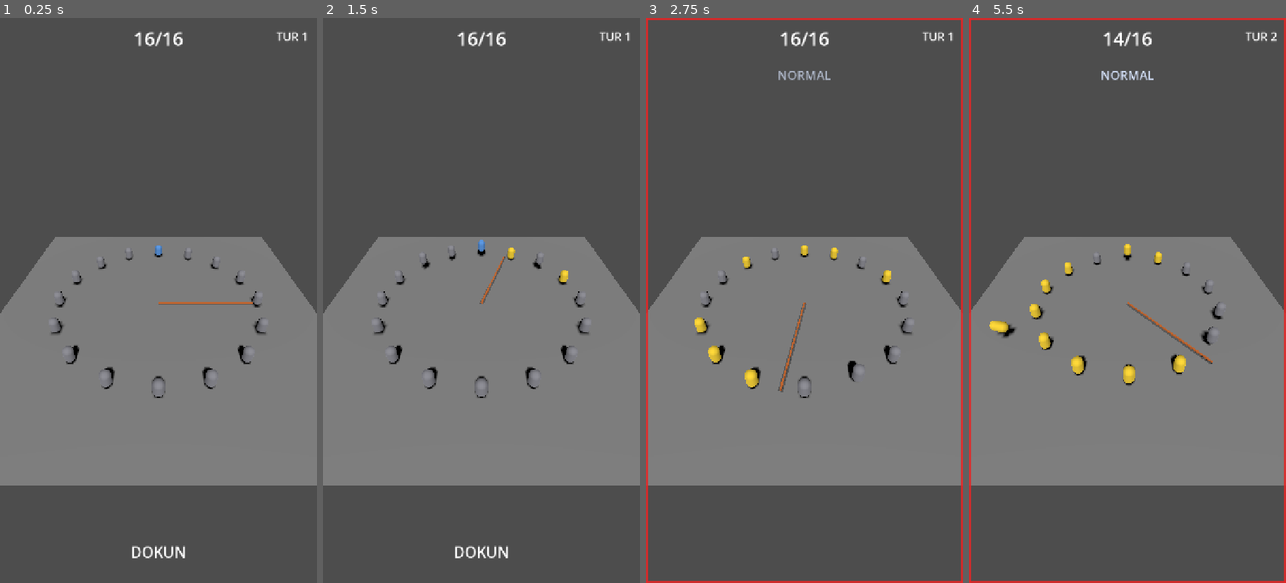
Above: before the commit, frames 1-4 (left to right).
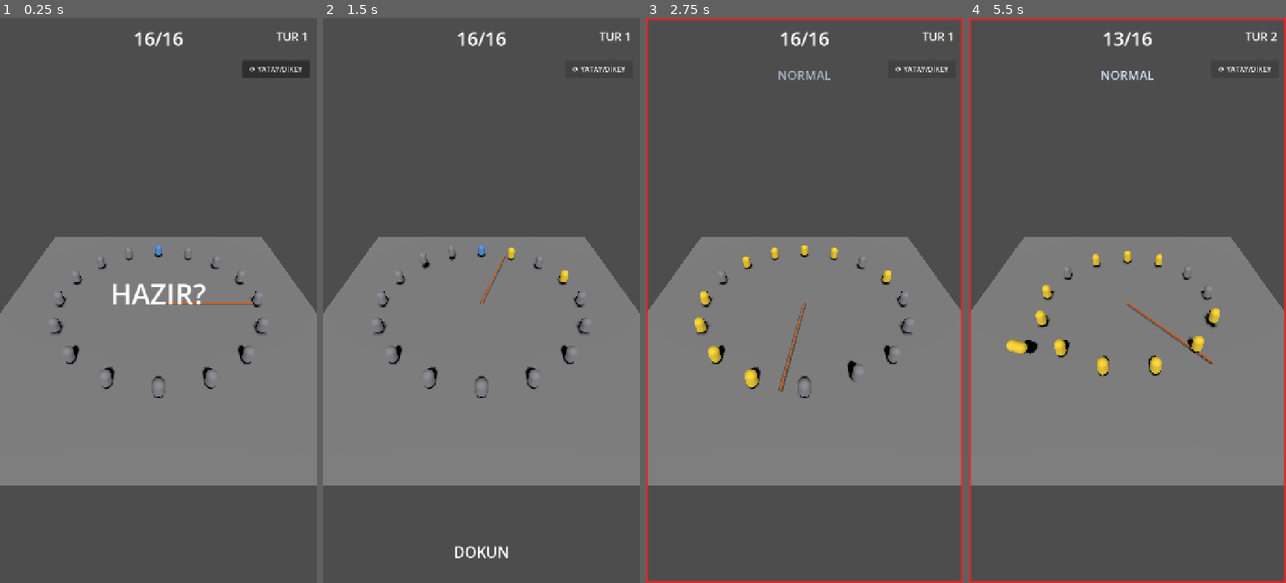
Above: after the commit, the same moments.

Repository: SametCanMavzer/loop-out
Game: Godot game, scene res://scenes/main.tscn
Same seed, same stepped clock (60 frames per second), same inputs: the game is played once before the commit and once after it.
Inputs (mouse positions are in pixels of both pictures, inside the frame that each line leads up to):
- Up to frame 1 (0.25 s): no input
- Up to frame 2 (1.5 s): click (598, 68) at 0.5 s, where only the run after the commit has a clickable "⟳ YATAY/DİKEY"; click (598, 68) at 1.25 s, where only the run after the commit has a clickable "⟳ YATAY/DİKEY"
- Up to frame 3 (2.75 s): click (921, 68) at 2 s, where only the run after the commit has a clickable "⟳ YATAY/DİKEY"
- Up to frame 4 (5.5 s): tap Enter at 2.75 s; tap Space (jump) at 2.85, 3.02, 3.32, 3.77, 3.8, 4.07, 4.55, 5.27, 5.3 s; tap S (duck) at 3.6 s; tap E at 4.35 s; tap R at 5.1 s

The runs differ from the first frame. In frame 1, 1.3% of the frame differs, in the area x 35-98%, y 7-96%; in frame 2, 0.2%; in frame 3, 0.2%; in frame 4, 2.3%, in the area x 6-96%, y 2-65%.

Commit message:
balance: tighten difficulty (shorter air, mid-arc clearance, harder pardon) + bot recalibration
Per Samet playtest (surviving without jumping):
- balance.json: jump_air 420->300ms, high_jump_air 700->520ms, hold_threshold 300->180ms,
  pardon_rounds 5->8 / 7->10
- Model A strict: Jumper.is_clear (arc fraction 0.12-0.88) replaces raw is_airborne for
  low sweeps -> jumping too early and landing into the rope now misses
- archetypes recalibrated to the narrower window (mean -210->-150ms, sigma ~-33%),
  otherwise bots were wiped too (game ended round 12-19)
- HUD: visible countdown (HAZIR?), DOKUN hint after countdown, temp orientation button
- sim_idle_player diagnostic scene

Measured: roster curve round 5/12/19/29 = 13.5/7.5/4.4/2.5 (target 13/9/6/3), game ends
~round 28. Per-behavior bot miss: high_sweep 8.5%, normal 17.5%, reverse 18.4%,
speed_step 21%, sudden_stop 24%, double_sweep 38.5%. All tests + F8 audit green.

Co-Authored-By: Claude Opus 4.8 <noreply@anthropic.com>

Diff:
--- a/config/balance.json
+++ b/config/balance.json
@@ -4,9 +4,9 @@
     "perfect_ms": 90,
     "graze_ms": 160,
     "input_buffer_ms": 100,
-    "jump_air_ms": 420,
-    "high_jump_air_ms": 700,
-    "hold_threshold_ms": 300,
+    "jump_air_ms": 300,
+    "high_jump_air_ms": 520,
+    "hold_threshold_ms": 180,
     "duck_release_ms": 120,
     "touch_latency_offset_ms": 0
   },
@@ -16,8 +16,8 @@
     "max_rpm": 60
   },
   "stumble_regimes": [
-    { "from_round": 1,  "graze_ms": [90, 160], "pardon_rounds": 5 },
-    { "from_round": 20, "graze_ms": [90, 130], "pardon_rounds": 7 },
+    { "from_round": 1,  "graze_ms": [90, 160], "pardon_rounds": 8 },
+    { "from_round": 20, "graze_ms": [90, 130], "pardon_rounds": 10 },
     { "from_round": 30, "graze_ms": null,      "pardon_rounds": null }
   ],
   "difficulty_rounds": [
--- a/data/archetypes/acemi.tres
+++ b/data/archetypes/acemi.tres
@@ -5,9 +5,9 @@
 [resource]
 script = ExtResource("1")
 id = &"acemi"
-reaction_mean_ms = -210.0
-reaction_std_base_ms = 90.0
-std_round_slope = 6.0
+reaction_mean_ms = -150.0
+reaction_std_base_ms = 60
+std_round_slope = 3
 telegraph_fail_prob = 0.0
 quirk = 0
 exit_from = 3
--- a/data/archetypes/kopyaci.tres
+++ b/data/archetypes/kopyaci.tres
@@ -5,9 +5,9 @@
 [resource]
 script = ExtResource("1")
 id = &"kopyaci"
-reaction_mean_ms = -210.0
-reaction_std_base_ms = 95.0
-std_round_slope = 4.0
+reaction_mean_ms = -150.0
+reaction_std_base_ms = 64
+std_round_slope = 2.5
 telegraph_fail_prob = 0.0
 quirk = 2
 exit_from = 0
--- a/data/archetypes/panikci.tres
+++ b/data/archetypes/panikci.tres
@@ -5,9 +5,9 @@
 [resource]
 script = ExtResource("1")
 id = &"panikci"
-reaction_mean_ms = -210.0
-reaction_std_base_ms = 70.0
-std_round_slope = 4.0
+reaction_mean_ms = -150.0
+reaction_std_base_ms = 48
+std_round_slope = 2.5
 telegraph_fail_prob = 0.6
 quirk = 0
 exit_from = 0
--- a/data/archetypes/saglam.tres
+++ b/data/archetypes/saglam.tres
@@ -5,9 +5,9 @@
 [resource]
 script = ExtResource("1")
 id = &"saglam"
-reaction_mean_ms = -210.0
-reaction_std_base_ms = 45.0
-std_round_slope = 1.5
+reaction_mean_ms = -150.0
+reaction_std_base_ms = 30
+std_round_slope = 1
 telegraph_fail_prob = 0.0
 quirk = 0
 exit_from = 0
--- a/data/archetypes/sovcu.tres
+++ b/data/archetypes/sovcu.tres
@@ -5,9 +5,9 @@
 [resource]
 script = ExtResource("1")
 id = &"sovcu"
-reaction_mean_ms = -210.0
-reaction_std_base_ms = 60.0
-std_round_slope = 3.0
+reaction_mean_ms = -150.0
+reaction_std_base_ms = 42
+std_round_slope = 2
 telegraph_fail_prob = 0.0
 quirk = 1
 exit_from = 0
--- /dev/null
+++ b/scenes/dev/sim_idle_player.tscn
@@ -0,0 +1,6 @@
+[gd_scene load_steps=2 format=3 uid="uid://bipatlaidleplr1"]
+
+[ext_resource type="Script" path="res://scripts/dev/sim_idle_player.gd" id="1"]
+
+[node name="SimIdlePlayer" type="Node"]
+script = ExtResource("1")
--- a/scenes/ui/hud.tscn
+++ b/scenes/ui/hud.tscn
@@ -99,6 +99,31 @@
 horizontal_alignment = 1
 text = "DOKUN"
 
+[node name="Countdown" type="Label" parent="."]
+anchors_preset = 8
+anchor_left = 0.5
+anchor_top = 0.5
+anchor_right = 0.5
+anchor_bottom = 0.5
+offset_left = -220.0
+offset_top = -60.0
+offset_right = 220.0
+offset_bottom = 40.0
+theme_override_font_sizes/font_size = 64
+horizontal_alignment = 1
+text = "HAZIR?"
+
+[node name="OrientationButton" type="Button" parent="."]
+focus_mode = 0
+anchors_preset = 1
+anchor_left = 1.0
+anchor_right = 1.0
+offset_left = -170.0
+offset_top = 96.0
+offset_right = -16.0
+offset_bottom = 136.0
+text = "⟳ YATAY/DİKEY"
+
 [node name="WarnFrame" type="Control" parent="."]
 visible = false
 anchors_preset = 15
--- a/scripts/core/main.gd
+++ b/scripts/core/main.gd
@@ -47,8 +47,10 @@
 	_arena.controller.prepare_round(seed)
 	_arena.rebuild()
 	_hud.reset_for_round(_arena.controller.alive_ids.size())
+	_hud.show_countdown("HAZIR?")
 	await get_tree().create_timer(COUNTDOWN_S).timeout   # UI beklemesi (gameplay tick'i değil)
 	if state.current == GameState.State.COUNTDOWN:
+		_hud.hide_countdown()
 		state.go(GameState.State.PLAYING)
 		_arena.controller.begin()
 
--- /dev/null
+++ b/scripts/dev/sim_idle_player.gd
@@ -0,0 +1,48 @@
+extends Node
+## Teşhis: hiç zıplamayan oyuncu ne zaman eleniyor? (Samet: "zıplamasam da elenmiyorum")
+## Beklenen: tur 1'de MISS→⚠, tur 2'de MISS→eleme, placement ~15-16.
+
+func _ready() -> void:
+	for s in 4:
+		_run(1200 + s * 13)
+	get_tree().quit()
+
+
+func _run(seed: int) -> void:
+	var ctrl := ArenaController.new()
+	add_child(ctrl)
+	var q := InputQueue.new()
+	add_child(q)
+	ctrl.setup(q)
+	q.setup(ctrl.clock)
+	ctrl.set_physics_process(false)
+
+	var p_cross := {"perfect": 0, "graze": 0, "miss": 0}
+	var cb := func(id: int, result: int, _ms: float) -> void:
+		if id != ArenaController.PLAYER_ID:
+			return
+		match result:
+			Rope.CrossResult.PERFECT: p_cross.perfect += 1
+			Rope.CrossResult.GRAZE: p_cross.graze += 1
+			Rope.CrossResult.MISS: p_cross.miss += 1
+	ctrl.rope.crossed.connect(cb)
+
+	ctrl.start_round(seed)
+	var died_round := -1
+	var died_alive := -1
+	for i in 12000:
+		ctrl.step()
+		if died_round < 0 and not ctrl.player_alive():
+			died_round = ctrl.round_no
+			died_alive = ctrl.alive_ids.size()
+		if ctrl.alive_ids.size() <= 1:
+			break
+	var pj := ctrl.jumper(ArenaController.PLAYER_ID)
+	print("seed %d: oyuncu P/G/M=%d/%d/%d | elendiği tur=%s (kalan %s) | placement=%d | tur sonu=%d"
+		% [seed, p_cross.perfect, p_cross.graze, p_cross.miss,
+			str(died_round), str(died_alive), ctrl.placement(), ctrl.round_no])
+	if pj != null:
+		print("   (oyuncu hâlâ ağaçta: alive=%s warning=%s airborne=%s)"
+			% [str(pj.is_alive), str(pj.has_warning), str(pj.is_airborne)])
+	ctrl.queue_free()
+	q.queue_free()
--- a/scripts/jumper/jumper.gd
+++ b/scripts/jumper/jumper.gd
@@ -3,6 +3,9 @@
 ## durum makinesini işletir. Rope'un crossing hedefi budur (is_airborne/jump_input_tick/
 ## is_ducking/is_alive/angle_pos/id alanlarını okur). Autoload'a bağlı DEĞİL: zamanlama
 ## JumperTuning ile enjekte edilir (F5 Config'ten kurar).
+
+const CLEAR_LO := 0.12        # kalkışın ilk %12'si henüz yeterince yüksek değil
+const CLEAR_HI := 0.88        # son %12'de inişe geçilmiştir
 
 var id: int = 0
 var angle_pos: float = 0.0    # çemberdeki açısal konum (§4.4)
@@ -10,6 +13,10 @@
 # Rope crossing'in okuduğu durum (§4.3)
 var is_alive: bool = true
 var is_airborne: bool = false
+## İpin altından geçebilecek YÜKSEKLİKTE misin? (Model A sıkı sürüm — Samet kararı)
+## Havada olmak yetmez: zıplamanın ilk %CLEAR_LO'luk kalkışı ve son %CLEAR_HI sonrası inişi
+## güvenli değildir. Çok erken zıplayıp inişe geçmişsen ip seni yakalar.
+var is_clear: bool = false
 var is_ducking: bool = false
 var jump_input_tick: int = -1   # son zıplama başlangıcı (crossing delta'sı bunu kullanır)
 
@@ -84,6 +91,14 @@
 		if ct - jump_input_tick >= _t.hold_threshold:
 			_jump_high = true
 
+	# Havadaki yükseklik penceresi (Model A sıkı): yalnız yayın ortasında ip altından geçilir.
+	if is_airborne:
+		var air_ticks := _t.high_jump_air if _jump_high else _t.jump_air
+		var frac := float(ct - jump_input_tick) / float(maxi(air_ticks, 1))
+		is_clear = frac >= CLEAR_LO and frac <= CLEAR_HI
+	else:
+		is_clear = false
+
 	# İniş
 	if is_airborne:
 		var air := _t.high_jump_air if _jump_high else _t.jump_air
--- a/scripts/rope/rope.gd
+++ b/scripts/rope/rope.gd
@@ -193,10 +193,11 @@
 			return  # nötr temiz geçiş — sinyal yok
 		_emit(t.id, CrossResult.MISS, 0.0)
 		return
-	# Normal (yer hizası) süpürme — Model A: havadaysan en az GRAZE, MISS yalnız yerdeysen.
-	# İyi zamanlama (delta<=perfect) → PERFECT. Sudden death'te (graze_ms<=perfect_ms, §4.5
-	# graze bandı yok) perfect değilsen ıskalarsın.
-	if not t.is_airborne:
+	# Normal (yer hizası) süpürme — Model A (sıkı): ip geçerken yeterince YÜKSEKTEysen geçersin.
+	# `is_clear` = havada + zıplama yayının ortasında (Jumper hesaplar). Çok erken zıplayıp inişe
+	# geçmişsen ya da henüz kalkmadıysan ıskalarsın. İyi zamanlama (delta<=perfect) → PERFECT.
+	# Sudden death'te (graze_ms<=perfect_ms, §4.5) perfect değilsen ıskalarsın.
+	if not t.is_clear:
 		_emit(t.id, CrossResult.MISS, 0.0)
 		return
 	var delta_ms := absf(current_tick - t.jump_input_tick) * TICK_MS
--- a/scripts/ui/hud.gd
+++ b/scripts/ui/hud.gd
@@ -14,6 +14,8 @@
 @onready var _feedback: Label = $Feedback
 @onready var _behavior: Label = $BehaviorLabel
 @onready var _warn_frame: Control = $WarnFrame
+@onready var _countdown: Label = $Countdown
+@onready var _orientation_button: Button = $OrientationButton   # GEÇİCİ (dev): oryantasyon testi
 
 var _player_id := 0
 var _total := 16
@@ -34,6 +36,14 @@
 	_feedback.modulate.a = 0.0
 	_behavior.modulate.a = 0.0
 	_warn_frame.visible = false
+	_countdown.visible = false
+	# GEÇİCİ (dev, F14'te kalkar): pencereyi yatay/dikey çevirip §7.2 preset geçişini test et.
+	_orientation_button.pressed.connect(_toggle_orientation)
+
+
+func _toggle_orientation() -> void:
+	var s := DisplayServer.window_get_size()
+	DisplayServer.window_set_size(Vector2i(s.y, s.x))
 
 
 ## Tur başında çağrılır (Main): sayaçları sıfırla.
@@ -44,7 +54,7 @@
 	_flash = 0.0
 	_tel_flash = 0.0
 	_warn_frame.visible = false
-	_tap_hint.visible = true
+	_tap_hint.visible = false      # geri sayım bitince açılır
 	_combo.text = ""
 	_alive.text = "%d/%d" % [total, total]
 	_round.text = "TUR 1"
@@ -52,6 +62,19 @@
 
 func set_round(round_no: int) -> void:
 	_round.text = "TUR %d" % round_no
+
+
+## Geri sayım göstergesi (GDD §2.3: 1 sn). Bu süre boyunca ip DÖNMEZ, oyuncu hazırlanır.
+func show_countdown(text: String) -> void:
+	_countdown.text = text
+	_countdown.visible = true
+
+
+## Tur başladı: geri sayımı kapat, "DOKUN" ipucunu göster (ilk zıplamaya kadar).
+func hide_countdown() -> void:
+	_countdown.visible = false
+	if not _tapped:
+		_tap_hint.visible = true
 
 
 func _on_ring_shrunk(alive_count: int) -> void:
--- a/tests/smoke_f1.gd
+++ b/tests/smoke_f1.gd
@@ -36,15 +36,15 @@
 			push_error("FAIL: graze_ms(25) beklenen 130 (daralan rejim)."); fail += 1
 		if int(cfg.call("graze_ms", 35)) != int(cfg.call("perfect_ms", 35)):
 			push_error("FAIL: graze_ms(35) sudden death'te perfect_ms'e eşit olmalı (graze yok)."); fail += 1
-		# Jumper tuning ms→tick (§6): 420→25, 700→42, 300→18, 120→7, 100→6
+		# Jumper tuning ms→tick (§6): 300→18, 520→31, 180→10, 120→7, 100→6
 		var jt: Variant = cfg.call("jumper_tuning")
-		if jt == null or jt.jump_air != 25 or jt.high_jump_air != 42 or jt.hold_threshold != 18 \
+		if jt == null or jt.jump_air != 18 or jt.high_jump_air != 31 or jt.hold_threshold != 10 \
 				or jt.duck_release != 7 or jt.input_buffer != 6:
 			push_error("FAIL: jumper_tuning tick değerleri yanlış."); fail += 1
-		# Af eşiği (§4.5): rejim geçişleri + sudden death
-		if int(cfg.call("pardon_rounds", 1)) != 5 or int(cfg.call("pardon_rounds", 25)) != 7 \
+		# Af eşiği (§4.5, sıkılaştırılmış): rejim geçişleri + sudden death
+		if int(cfg.call("pardon_rounds", 1)) != 8 or int(cfg.call("pardon_rounds", 25)) != 10 \
 				or int(cfg.call("pardon_rounds", 35)) != -1:
-			push_error("FAIL: pardon_rounds rejim değerleri yanlış (5/7/-1)."); fail += 1
+			push_error("FAIL: pardon_rounds rejim değerleri yanlış (8/10/-1)."); fail += 1
 
 	# Rng determinizmi: aynı seed → aynı ilk değer
 	if rng != null:
--- a/tests/test_behavior_special.gd
+++ b/tests/test_behavior_special.gd
@@ -6,7 +6,8 @@
 	var id: int = 1
 	var angle_pos: float = 0.0
 	var is_ducking: bool = false
-	var is_airborne: bool = true    # havada → GRAZE alır (Model A)
+	var is_clear: bool = true       # ip altından geçecek yükseklikte (Model A sıkı)
+	var is_airborne: bool = true
 	var jump_input_tick: int = 0
 	var is_alive: bool = true
 
--- a/tests/test_rope.gd
+++ b/tests/test_rope.gd
@@ -7,7 +7,12 @@
 	var id: int
 	var angle_pos: float
 	var is_ducking: bool = false
-	var is_airborne: bool = false
+	# is_clear (Model A sıkı) Jumper'da hesaplanır; testte "havadaysa yeterince yüksek" varsayılır.
+	var is_clear: bool = false
+	var is_airborne: bool = false:
+		set(v):
+			is_airborne = v
+			is_clear = v
 	var jump_input_tick: int = 0
 	var is_alive: bool = true
 	func _init(p_id: int, p_angle: float) -> void:
Not shown, added: scripts/dev/sim_idle_player.gd.uid
Not shown, changed: STATE.md
